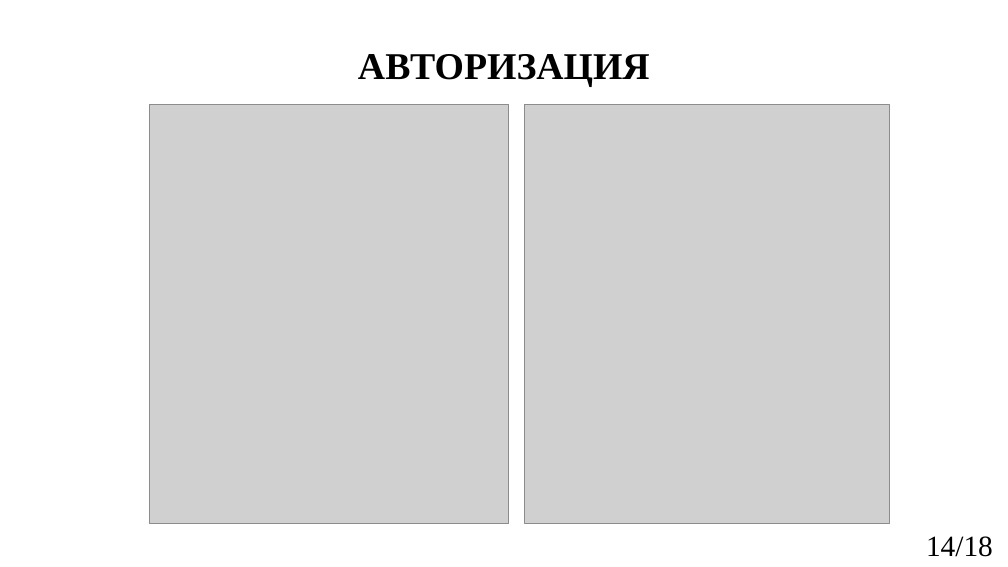
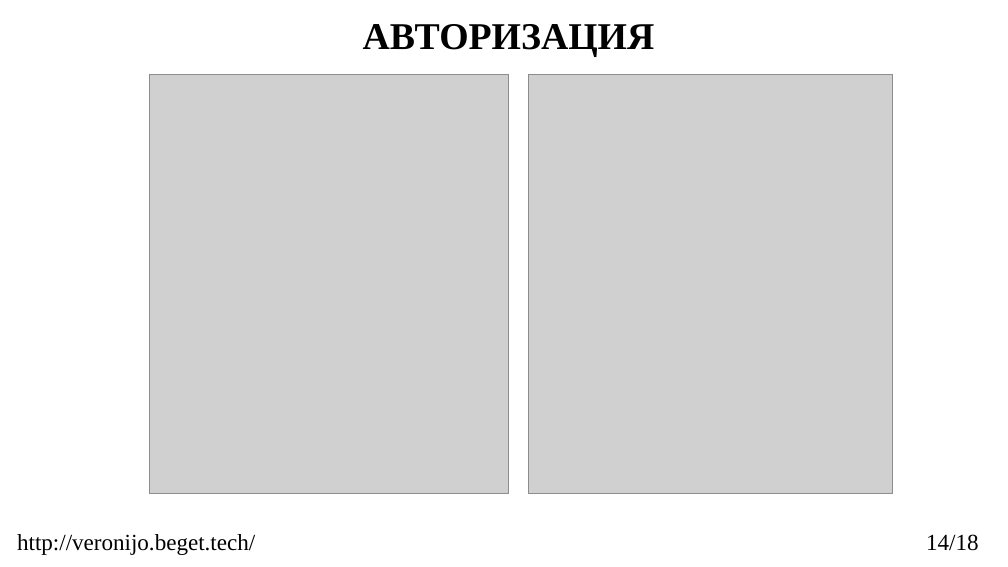
Before and after one commit to wbogatyrewa/EVoting, a slide deck: slide 14 of reports/2023_403_БогатыреваВО_slides.pptx. Drawn at 1008x567 pixels with LibreOffice and Linux fonts; fonts in the diff are those of the drawing; grey boxes stand for pictures. Boxes give left, top, right and bottom in pixels: in the first picture for what was removed or moved away, otherwise in the second. Text is boxed around its words. In the diff, an @@ line names an element or a change of style, - is before the commit and + after.

```diff
--- a/reports/2023_403_БогатыреваВО_slides.pptx
+++ b/reports/2023_403_БогатыреваВО_slides.pptx
@@ title "АВТОРИЗАЦИЯ": place and size @@
-title "АВТОРИЗАЦИЯ" at <box>358,54,650,87</box>
+title "АВТОРИЗАЦИЯ" at <box>363,24,655,57</box>
@@ picture: place and size @@
-picture at <box>149,104,508,524</box>
+picture at <box>149,74,508,494</box>
@@ picture: place and size @@
-picture at <box>525,104,889,524</box>
+picture at <box>529,74,893,494</box>
@@ text added at <box>17,534,255,555</box>, 22 pt, text #000000 @@
+http://veronijo.beget.tech/
@@ text "14/18" at <box>926,534,979,551</box>: size 28 to 22 pt @@
```
Also in this commit, not shown: 16 other slides changed, 1 other file.
